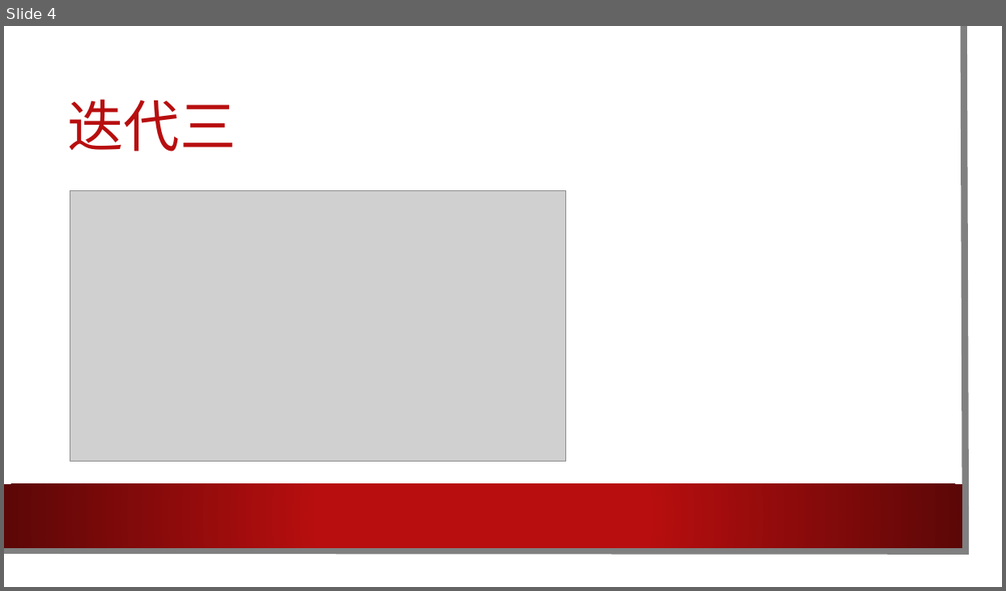
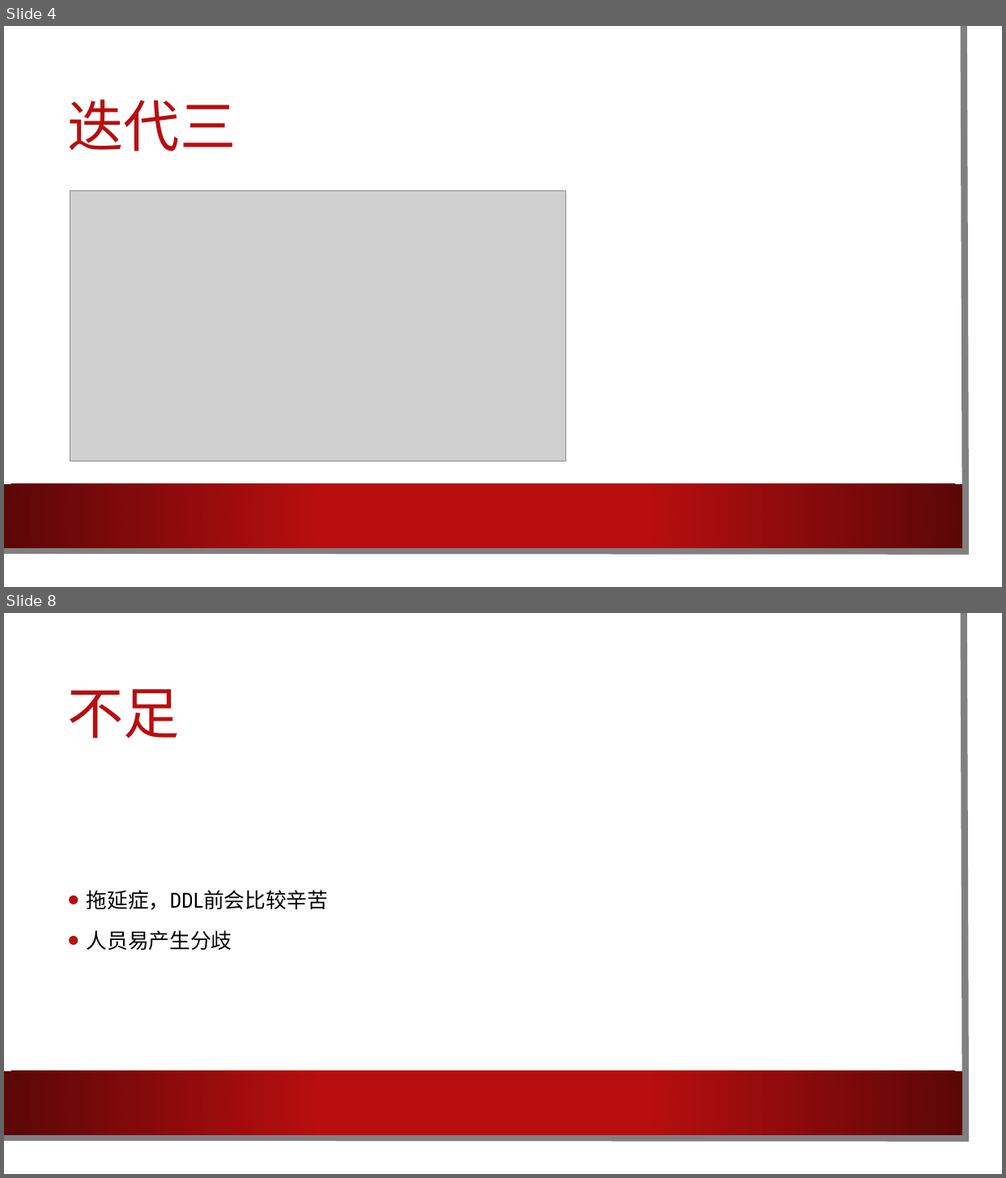
Before and after one commit to cylong1016/Nbalabala, a slide deck: 文档/软工.pptx. Shown one above the other, each under a label of ours: slide 4 before the commit, slides 4 and 8 after it; the slides between them are not shown. The pictures are 1006x591 and 1006x1178 pixels, drawn with LibreOffice and Linux fonts; fonts in the diff are those of the drawing; grey boxes stand for pictures; background and template pictures are left out. Boxes give left, top, right and bottom in pixels: in the first picture for what was removed or moved away, otherwise in the second. Text is boxed around its words. In the diff, an @@ line names an element or a change of style, - is before the commit and + after.

```diff
--- a/文档/软工.pptx
+++ b/文档/软工.pptx
@@ slide 8 added at (4, 613, 1002, 1174), background picture (left out); not listed: 3 template elements that a slide beside it also shows @@
@@ title added at (68, 689, 181, 739), 54 pt, text #B80E0F @@
+不足
@@ text added at (87, 890, 329, 950), 20 pt, text #000000 @@
+• 拖延症，DDL前会比较辛苦
+• 人员易产生分歧
```
Also in this commit, not shown: 3 other slides added.
